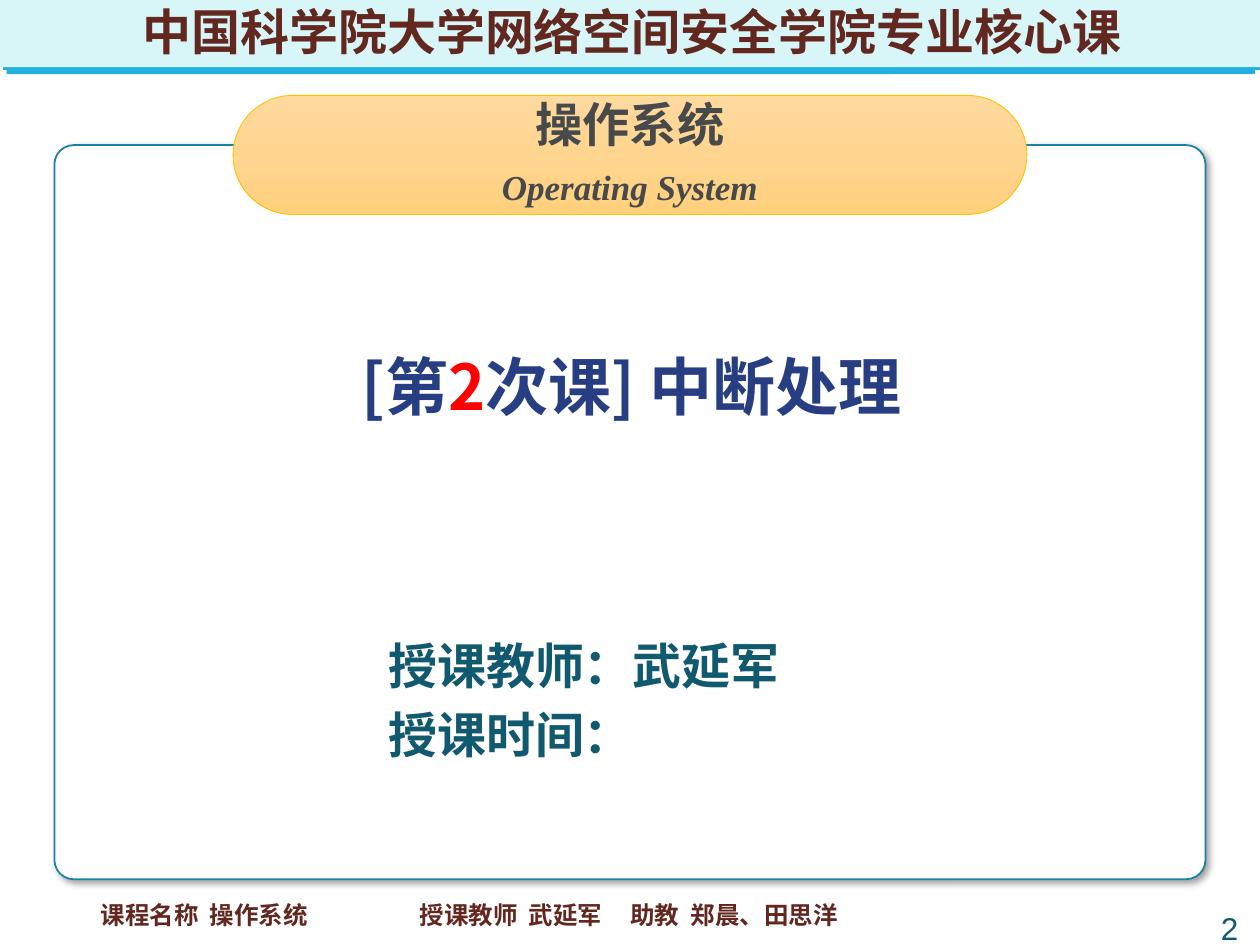
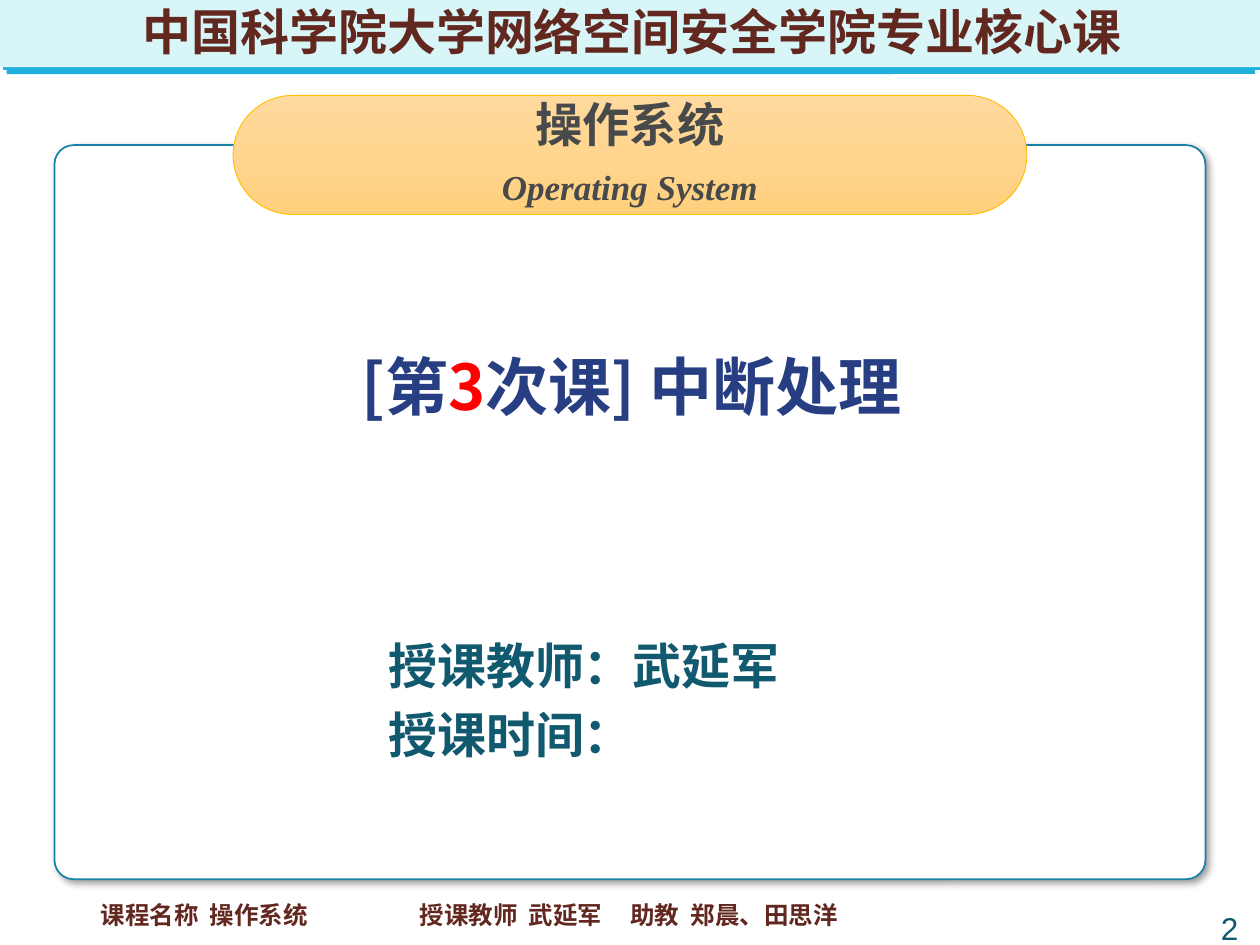
Before and after one commit to SoaringAnecdotalBear/temp-repo, a slide deck: slide 2 of 3.pptx. Drawn at 1260x945 pixels with LibreOffice and Linux fonts; fonts in the diff are those of the drawing. Boxes give left, top, right and bottom in pixels: in the first picture for what was removed or moved away, otherwise in the second. Text is boxed around its words. In the diff, an @@ line names an element or a change of style, - is before the commit and + after.

```diff
--- a/3.pptx
+++ b/3.pptx
@@ text at bbox=[361, 356, 901, 421]: text changed @@
-[第2次课] 中断处理
+[第3次课] 中断处理
```
Also in this commit, not shown: 21 other files.
